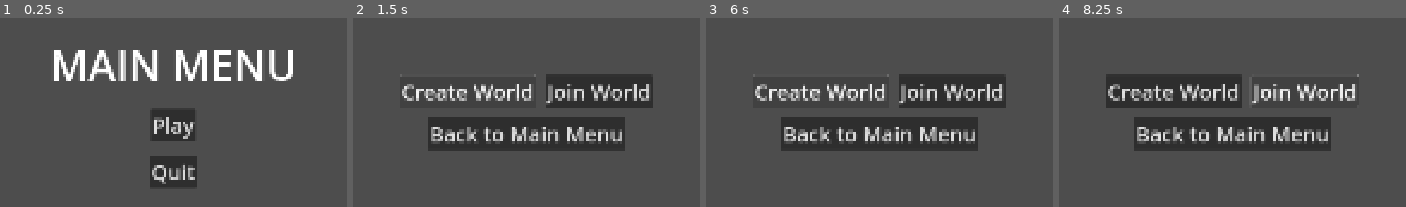
Above: before the commit, frames 1-4 (left to right).
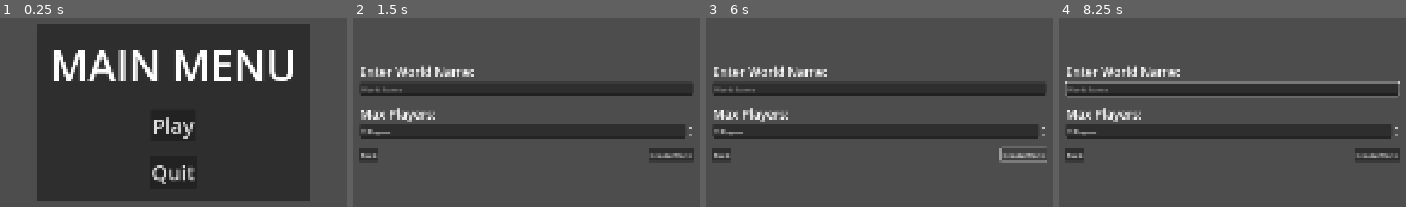
Above: after the commit, the same moments.

Repository: YoonseongKim2000/CSE-416-Team3
Game: Godot game, scene res://scenes/MainMenu.tscn
Two runs of this game, one before a commit and one after it. Both use one fixed random seed, a clock stepped at 60 frames per second and the inputs below. This scene is started directly instead of the project's main scene.
Inputs (mouse positions are in pixels of both pictures, inside the frame that each line leads up to):
- Up to frame 1 (0.25 s): no input
- Up to frame 2 (1.5 s): click "Play" at 0.5 s; click "Create World" at 1.25 s
- Up to frame 3 (6 s): click "Back to Main Menu" (after the commit: "Back") at 2 s; click "Play" at 2.75 s; click "Back to Main Menu" at 3.5 s; click "Play" at 4.25 s; click "Create World" at 5 s; click "Create World" at 5.75 s
- Up to frame 4 (8.25 s): click "Create World" at 6.5 s; click "Create World" at 7.25 s; click (1305, 89) at 8 s, where only the run before the commit has a clickable "Join World"

The runs differ from the first frame. In frame 1, 65% of the frame differs, in the area x 10-90%, y 3-97%; in frame 2, 20%; in frame 3, 20%; in frame 4, 22%.

Commit message:
backend python requirements changed, more updates to godot game

Diff:
--- a/416trpgplayer/scenes/CreateWorldPrompt.tscn
+++ b/416trpgplayer/scenes/CreateWorldPrompt.tscn
@@ -1,3 +1,103 @@
-[gd_scene format=3 uid="uid://dgf6b5hp4ftie"]
+[gd_scene load_steps=2 format=3 uid="uid://dgf6b5hp4ftie"]
 
-[node name="CreateWorldPrompt" type="Node2D"]
+[ext_resource type="Script" uid="uid://4hsjykflbkfv" path="res://scripts/WorldCreation.gd" id="1_r4ly4"]
+
+[node name="Control" type="Control"]
+layout_mode = 3
+anchors_preset = 15
+anchor_right = 1.0
+anchor_bottom = 1.0
+grow_horizontal = 2
+grow_vertical = 2
+script = ExtResource("1_r4ly4")
+
+[node name="VBoxContainer" type="VBoxContainer" parent="."]
+layout_mode = 1
+anchors_preset = 15
+anchor_right = 1.0
+anchor_bottom = 1.0
+grow_horizontal = 2
+grow_vertical = 2
+alignment = 1
+
+[node name="MarginContainer" type="MarginContainer" parent="VBoxContainer"]
+layout_mode = 2
+size_flags_horizontal = 4
+theme_override_constants/margin_top = 10
+theme_override_constants/margin_bottom = 10
+
+[node name="VBoxContainer" type="VBoxContainer" parent="VBoxContainer/MarginContainer"]
+layout_mode = 2
+size_flags_horizontal = 4
+size_flags_vertical = 4
+
+[node name="WorldNamePrompt" type="Label" parent="VBoxContainer/MarginContainer/VBoxContainer"]
+layout_mode = 2
+theme_override_font_sizes/font_size = 30
+text = "Enter World Name:"
+
+[node name="WorldNameLineEdit" type="LineEdit" parent="VBoxContainer/MarginContainer/VBoxContainer"]
+custom_minimum_size = Vector2(800, 0)
+layout_mode = 2
+placeholder_text = "World Name"
+
+[node name="MarginContainer2" type="MarginContainer" parent="VBoxContainer"]
+layout_mode = 2
+size_flags_horizontal = 4
+theme_override_constants/margin_top = 10
+theme_override_constants/margin_bottom = 10
+
+[node name="VBoxContainer" type="VBoxContainer" parent="VBoxContainer/MarginContainer2"]
+layout_mode = 2
+size_flags_horizontal = 4
+size_flags_vertical = 4
+
+[node name="PlayerSetPrompt" type="Label" parent="VBoxContainer/MarginContainer2/VBoxContainer"]
+custom_minimum_size = Vector2(800, 0)
+layout_mode = 2
+theme_override_font_sizes/font_size = 30
+text = "Max Players:"
+
+[node name="PlayerSet" type="SpinBox" parent="VBoxContainer/MarginContainer2/VBoxContainer"]
+layout_mode = 2
+min_value = 2.0
+max_value = 10.0
+value = 2.0
+suffix = "Players"
+
+[node name="MarginContainer3" type="MarginContainer" parent="VBoxContainer"]
+layout_mode = 2
+size_flags_horizontal = 4
+size_flags_vertical = 4
+theme_override_constants/margin_top = 10
+theme_override_constants/margin_bottom = 10
+
+[node name="HBoxContainer" type="HBoxContainer" parent="VBoxContainer/MarginContainer3"]
+custom_minimum_size = Vector2(800, 0)
+layout_mode = 2
+size_flags_horizontal = 0
+alignment = 1
+
+[node name="HBoxContainer" type="HBoxContainer" parent="VBoxContainer/MarginContainer3/HBoxContainer"]
+custom_minimum_size = Vector2(400, 0)
+layout_mode = 2
+size_flags_horizontal = 4
+size_flags_vertical = 4
+
+[node name="Back" type="Button" parent="VBoxContainer/MarginContainer3/HBoxContainer/HBoxContainer"]
+layout_mode = 2
+size_flags_horizontal = 0
+size_flags_vertical = 4
+text = "Back"
+
+[node name="HBoxContainer2" type="HBoxContainer" parent="VBoxContainer/MarginContainer3/HBoxContainer"]
+custom_minimum_size = Vector2(400, 0)
+layout_mode = 2
+alignment = 2
+
+[node name="Create" type="Button" parent="VBoxContainer/MarginContainer3/HBoxContainer/HBoxContainer2"]
+layout_mode = 2
+text = "Create World"
+
+[connection signal="pressed" from="VBoxContainer/MarginContainer3/HBoxContainer/HBoxContainer/Back" to="." method="_on_back_pressed"]
+[connection signal="pressed" from="VBoxContainer/MarginContainer3/HBoxContainer/HBoxContainer2/Create" to="." method="_on_create_pressed"]
--- a/416trpgplayer/scenes/MainMenu.tscn
+++ b/416trpgplayer/scenes/MainMenu.tscn
@@ -1,6 +1,23 @@
-[gd_scene load_steps=2 format=3 uid="uid://by0mbl4b8v5m6"]
+[gd_scene load_steps=6 format=3 uid="uid://by0mbl4b8v5m6"]
 
 [ext_resource type="Script" uid="uid://wxlnknu0iy13" path="res://scripts/MainMenu.gd" id="1_yqorp"]
+[ext_resource type="AudioStream" uid="uid://dr7643mee0cyg" path="res://assets/music/ambient fantasy music.mp3" id="2_0ykhv"]
+[ext_resource type="VideoStream" uid="uid://wymo8y6on66w" path="res://assets/videos/menu.ogv" id="3_2wh52"]
+
+[sub_resource type="StyleBoxFlat" id="StyleBoxFlat_2wh52"]
+content_margin_left = 0.0
+content_margin_top = 0.0
+content_margin_right = 0.0
+content_margin_bottom = 0.0
+bg_color = Color(0.1, 0.1, 0.1, 0.6)
+corner_radius_top_left = 3
+corner_radius_top_right = 3
+corner_radius_bottom_right = 3
+corner_radius_bottom_left = 3
+corner_detail = 5
+
+[sub_resource type="Theme" id="Theme_ow34m"]
+PanelContainer/styles/panel = SubResource("StyleBoxFlat_2wh52")
 
 [node name="MainMenu" type="Control"]
 layout_mode = 3
@@ -11,39 +28,62 @@
 grow_vertical = 2
 script = ExtResource("1_yqorp")
 
-[node name="VBoxContainer" type="VBoxContainer" parent="."]
-layout_mode = 2
-offset_right = 1920.0
-offset_bottom = 1080.0
+[node name="VideoStreamPlayer" type="VideoStreamPlayer" parent="."]
+layout_mode = 0
+offset_right = 40.0
+offset_bottom = 40.0
+stream = ExtResource("3_2wh52")
+autoplay = true
+loop = true
+
+[node name="PanelContainer" type="PanelContainer" parent="."]
+layout_mode = 1
+anchors_preset = 8
+anchor_left = 0.5
+anchor_top = 0.5
+anchor_right = 0.5
+anchor_bottom = 0.5
+offset_left = -297.0
+offset_top = -179.5
+offset_right = 297.0
+offset_bottom = 179.5
 grow_horizontal = 2
 grow_vertical = 2
+
+[node name="VBoxContainer" type="VBoxContainer" parent="PanelContainer"]
+layout_mode = 2
+theme = SubResource("Theme_ow34m")
 alignment = 1
 
-[node name="MarginContainer" type="MarginContainer" parent="VBoxContainer"]
+[node name="MarginContainer" type="MarginContainer" parent="PanelContainer/VBoxContainer"]
 layout_mode = 2
+theme_override_constants/margin_left = 30
+theme_override_constants/margin_top = 30
+theme_override_constants/margin_right = 30
 theme_override_constants/margin_bottom = 30
 
-[node name="Title" type="Label" parent="VBoxContainer/MarginContainer"]
+[node name="Title" type="Label" parent="PanelContainer/VBoxContainer/MarginContainer"]
 layout_mode = 2
 size_flags_horizontal = 4
 theme_override_font_sizes/font_size = 100
 text = "MAIN MENU"
 
-[node name="MarginContainer2" type="MarginContainer" parent="VBoxContainer"]
+[node name="MarginContainer2" type="MarginContainer" parent="PanelContainer/VBoxContainer"]
 layout_mode = 2
 theme_override_constants/margin_bottom = 30
 
-[node name="Play" type="Button" parent="VBoxContainer/MarginContainer2"]
+[node name="Play" type="Button" parent="PanelContainer/VBoxContainer/MarginContainer2"]
 layout_mode = 2
 size_flags_horizontal = 4
 size_flags_vertical = 4
 theme_override_font_sizes/font_size = 50
 text = "Play"
 
-[node name="MarginContainer3" type="MarginContainer" parent="VBoxContainer"]
+[node name="MarginContainer3" type="MarginContainer" parent="PanelContainer/VBoxContainer"]
 layout_mode = 2
+theme_override_constants/margin_bottom = 30
 
-[node name="Quit" type="Button" parent="VBoxContainer/MarginContainer3"]
+[node name="Quit" type="Button" parent="PanelContainer/VBoxContainer/MarginContainer3"]
 layout_mode = 2
 size_flags_horizontal = 4
 size_flags_vertical = 4
@@ -103,6 +143,12 @@
 theme_override_font_sizes/font_size = 50
 text = "Back to Main Menu"
 
-[connection signal="pressed" from="VBoxContainer/MarginContainer2/Play" to="." method="_on_play_pressed"]
-[connection signal="pressed" from="VBoxContainer/MarginContainer3/Quit" to="." method="_on_quit_pressed"]
+[node name="menuBGM" type="AudioStreamPlayer2D" parent="."]
+stream = ExtResource("2_0ykhv")
+autoplay = true
+parameters/looping = true
+
+[connection signal="pressed" from="PanelContainer/VBoxContainer/MarginContainer2/Play" to="." method="_on_play_pressed"]
+[connection signal="pressed" from="PanelContainer/VBoxContainer/MarginContainer3/Quit" to="." method="_on_quit_pressed"]
+[connection signal="pressed" from="VBoxContainer2/HBoxContainer/MarginContainer/CreateWorld" to="." method="_on_create_world_pressed"]
 [connection signal="pressed" from="VBoxContainer2/MarginContainer/back" to="." method="_on_back_pressed"]
--- a/416trpgplayer/scripts/MainMenu.gd
+++ b/416trpgplayer/scripts/MainMenu.gd
@@ -1,17 +1,15 @@
 extends Node
-
-
 
 func _on_quit_pressed() -> void:
 	get_tree().quit()
 
-
 func _on_play_pressed() -> void:
-	$VBoxContainer.visible = false
+	$PanelContainer.visible = false
 	$VBoxContainer2.visible = true
-
-
 
 func _on_back_pressed() -> void:
 	$VBoxContainer2.visible = false
-	$VBoxContainer.visible = true
+	$PanelContainer.visible = true
+
+func _on_create_world_pressed() -> void:
+	get_tree().change_scene_to_file("res://scenes/CreateWorldPrompt.tscn")
--- /dev/null
+++ b/416trpgplayer/scripts/WorldCreation.gd
@@ -0,0 +1,51 @@
+extends Control
+
+func _on_back_pressed() -> void:
+	get_tree().change_scene_to_file("res://scenes/MainMenu.tscn")
+
+
+func _on_create_pressed() -> void:
+	var WorldName = $VBoxContainer/MarginContainer/VBoxContainer/WorldNameLineEdit.text.strip_edges()
+	var MaxPlayers = int($VBoxContainer/MarginContainer2/VBoxContainer/PlayerSet.value)
+
+	if WorldName == "":
+		print("World name cannot be empty")
+		return
+
+	var base_dir = "user://worlds"  # folder to store all worlds
+	var dir = DirAccess.open(base_dir)
+
+	if not dir:
+		var dir_root = DirAccess.open("user://")
+		var err = dir_root.make_dir("worlds")
+		if err != OK:
+			print("Failed to create base worlds folder:", err)
+			return
+		dir = DirAccess.open(base_dir) # basically reloading with new thingy
+
+	var world_dir = "user://worlds" + "/" + WorldName
+	var dir_check = DirAccess.open(world_dir)
+	if dir_check:
+		print("World with that name already exists")
+		return
+
+	var err = dir.make_dir(WorldName)
+	if err != OK:
+		print("Failed to create base worlds folder:", err)
+		return
+
+	var folders = ["images", "gamestate", "data"]
+	var imagesFolders = ["map", "character", "npc", "enemy", "item", "equipment"]
+	for item in folders:
+		var errLoop = dir.make_dir(WorldName + "/" + item)
+		if errLoop != OK:
+			print("Failed to create " + item + " folder:", err)
+			return
+
+	for item in imagesFolders:
+		var errLoop = dir.make_dir(WorldName + "/images/" + item)
+		if errLoop != OK:
+			print("Failed to create " + item + " folder:", err)
+			return
+
+	return
Not shown, added: 416trpgplayer/assets/music/ambient fantasy music.mp3.import
Not shown, added: 416trpgplayer/assets/videos/menu.ogv.uid
Not shown, added: 416trpgplayer/scripts/WorldCreation.gd.uid
Not shown, added: 416trpgplayer/assets/music/ambient fantasy music.mp3
Not shown, changed: backend/requirements.txt
